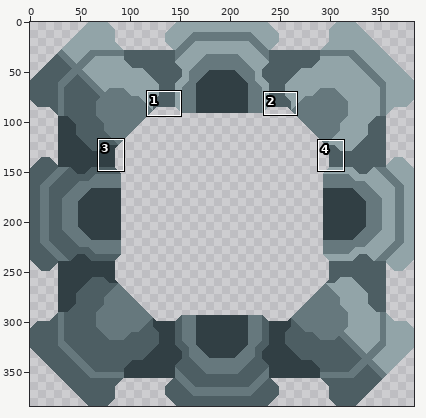
A sprite sheet gets an edit: assets/sprites/blocks/production/ore-fracker/ore-fracker.png. Above, an overview of the earlier version with the close-up marked.
Close-up. First the earlier version:
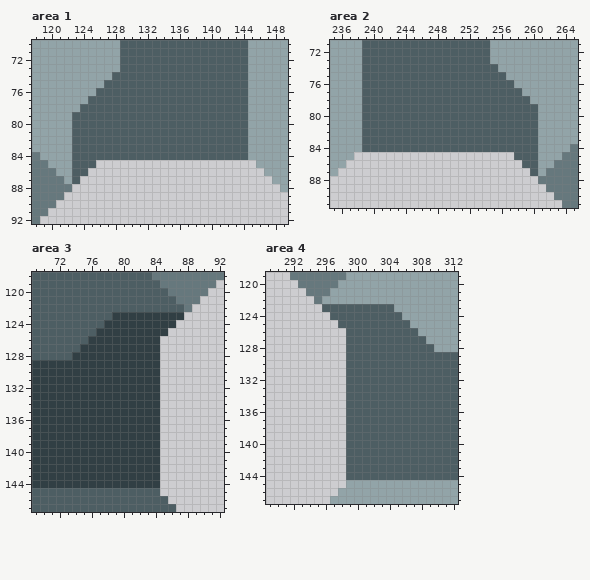
The file is 384x384 pixels. Shown: area 1: x 118..149, y 70..92; area 2: x 235..265, y 71..91; area 3: x 69..92, y 118..147; area 4: x 289..312, y 119..147. The commit also changed other parts of the picture, which this record leaves out.
Now the later version:
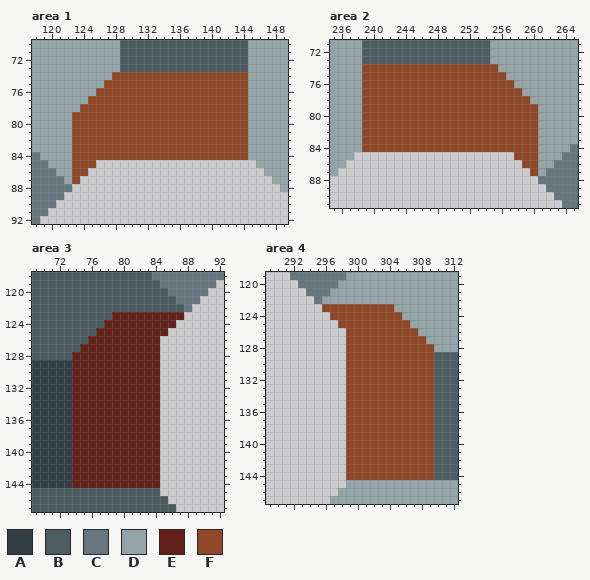
Palette (. is transparent): A #313f44  B #4d5e63  C #66787d  D #92a4a8  E #622018  F #924827
What changed:
Area 1:
The edit turns colour B into colour F in row 74 at x 128 to 144; in row 75 at x 127 to 144; in row 76 at x 126 to 144; in row 77 at x 125 to 144; in row 78 at x 124 to 144; in rows 79 to 84 at x 123 to 144.
The edit turns colour B into colour F in row 85 at x 123 to 125; in row 86 at x 123 to 124; in row 87 at x 123.
Area 2:
The edit turns colour B into colour F in row 74 at x 239 to 255; in row 75 at x 239 to 256; in row 76 at x 239 to 257; in row 77 at x 239 to 258; in row 78 at x 239 to 259; in rows 79 to 84 at x 239 to 260.
The edit turns colour B into colour F in row 85 at x 258 to 260; in row 86 at x 259 to 260; in row 87 at x 260.
Area 3:
The edit turns colour A into colour E in row 123 at x 79 to 87; in row 124 at x 78 to 86; in row 125 at x 77 to 85; in row 126 at x 76 to 84; in row 127 at x 75 to 84; in rows 128 to 144 at x 74 to 84.
Area 4:
The edit turns colour B into colour F in row 123 at x 296 to 304; in row 124 at x 297 to 305; in row 125 at x 298 to 306; in row 126 at x 299 to 307; in row 127 at x 299 to 308; in rows 128 to 144 at x 299 to 309.
Changed places in both close-ups, as pixel boxes (x1, y1, x2, y2):
changed: (72, 72, 248, 184)
changed: (362, 64, 538, 176)
changed: (72, 312, 184, 488)
changed: (322, 304, 434, 480)
